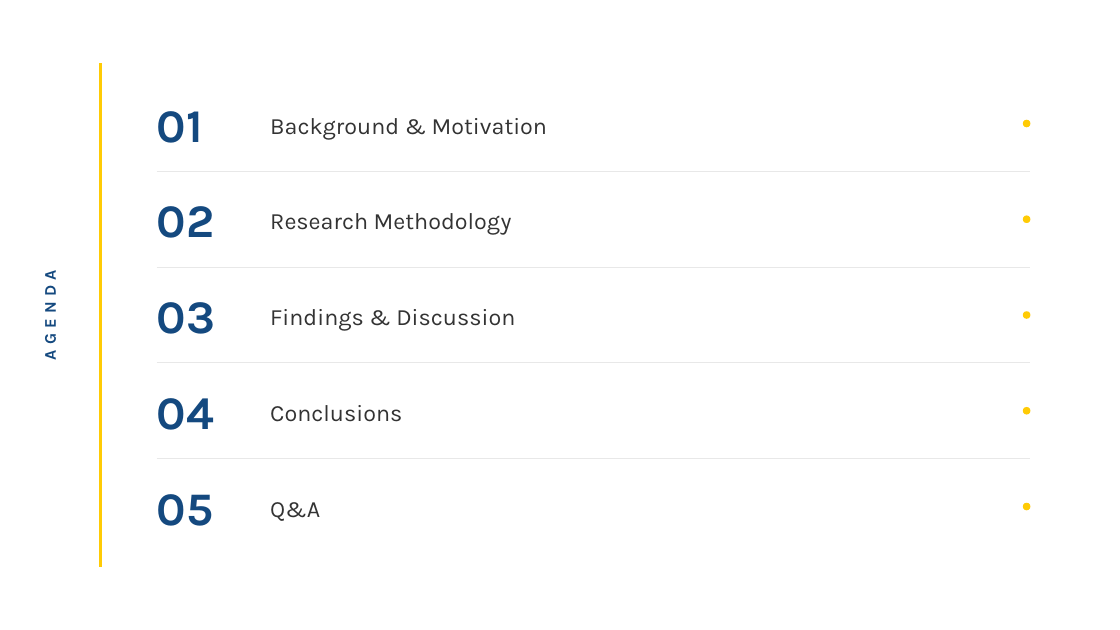
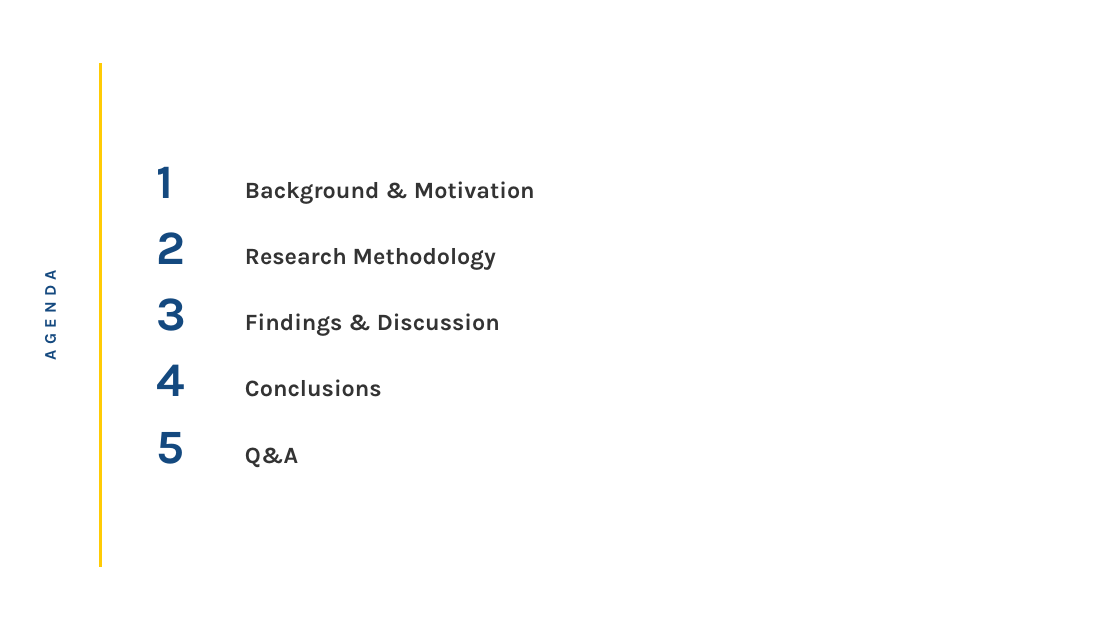
Before and after one commit to rameliaz/quarto-unair-theme, a slide deck: slide 2 of pptx/unair-sample.pptx. Drawn at 1120x630 pixels with LibreOffice and Linux fonts; fonts in the diff are those of the drawing. Boxes give left, top, right and bottom in pixels: in the first picture for what was removed or moved away, otherwise in the second. Text is boxed around its words. In the diff, an @@ line names an element or a change of style, - is before the commit and + after.

```diff
--- a/pptx/unair-sample.pptx
+++ b/pptx/unair-sample.pptx
@@ text "Background & Motivation": place and size @@
-text "Background & Motivation" at <box>270,118,547,139</box>
+text "Background & Motivation" at <box>245,181,535,467</box>
@@ text removed at <box>157,111,203,143</box> @@
-01
@@ ellipse removed at <box>1023,120,1031,128</box> @@
@@ line removed from (157, 171) to (1031, 171) @@
@@ text removed at <box>157,206,215,238</box> @@
-02
@@ text at <box>245,181,535,203</box>: bold on in "Background & Motivation"; bullet none to 1; line spacing 1.1 to 1.45; more space between paragraphs @@
@@ text removed at <box>270,213,512,235</box> @@
-Research Methodology
@@ ellipse removed at <box>1023,215,1031,223</box> @@
@@ line removed from (157, 267) to (1031, 267) @@
@@ text at <box>245,248,500,467</box>: paragraphs added @@
+2 Research Methodology
+3 Findings & Discussion
+4 Conclusions
+5 Q&A
@@ text removed at <box>157,302,215,334</box> @@
-03
@@ text removed at <box>270,309,515,331</box> @@
-Findings & Discussion
@@ ellipse removed at <box>1023,312,1031,319</box> @@
@@ line removed from (157, 363) to (1031, 363) @@
@@ text removed at <box>157,398,214,430</box> @@
-04
@@ text removed at <box>270,405,402,422</box> @@
-Conclusions
@@ ellipse removed at <box>1023,407,1031,414</box> @@
@@ line removed from (157, 459) to (1031, 459) @@
@@ text removed at <box>157,494,214,526</box> @@
-05
@@ text removed at <box>270,502,320,521</box> @@
-Q&A
@@ ellipse removed at <box>1023,503,1031,511</box> @@
```
Also in this commit, not shown: 9 other slides changed, 2 other files.
